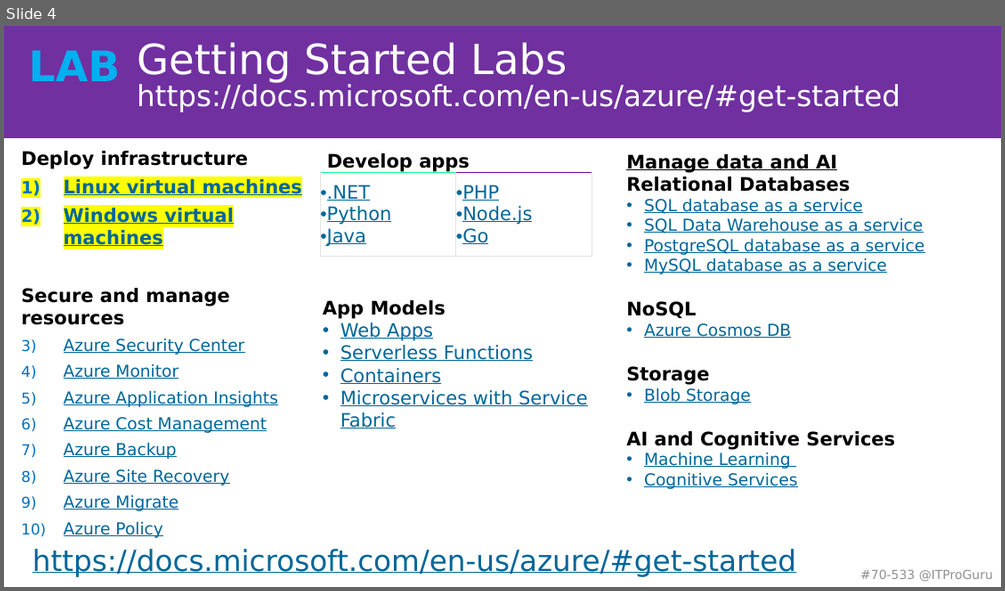
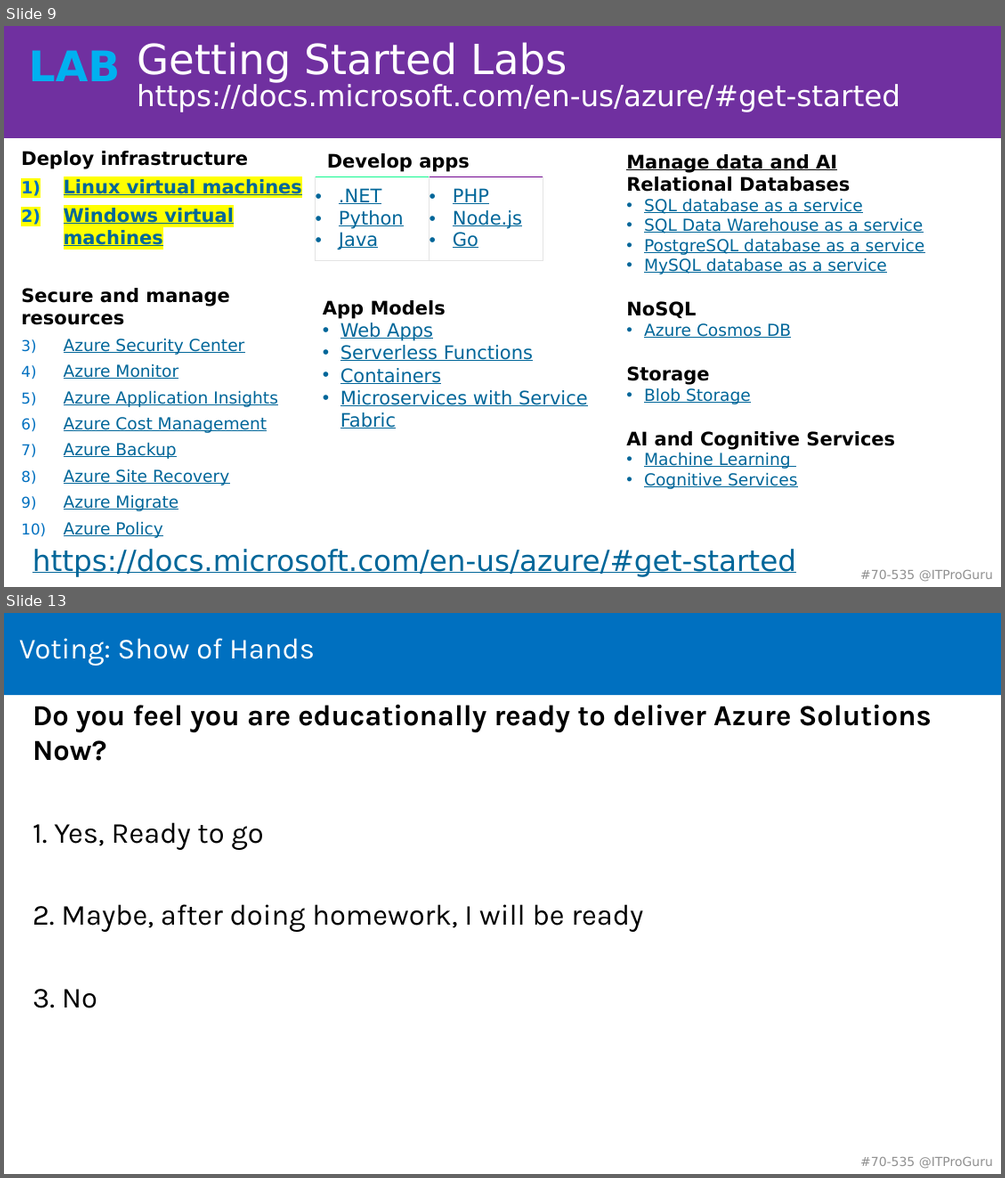
Before and after one commit to guruskill/70-535, a slide deck: Presentations/2018-05-14-Boston/535-Opening-Extra.pptx. Shown one above the other, each under a label of ours: slide 4 before the commit, slides 9 and 13 after it; the slides between them are not shown. The pictures are 1005x591 and 1005x1178 pixels, drawn with LibreOffice and Linux fonts; fonts in the diff are those of the drawing. Boxes give left, top, right and bottom in pixels: in the first picture for what was removed or moved away, otherwise in the second. Text is boxed around its words. In the diff, an @@ line names an element or a change of style, - is before the commit and + after.

```diff
--- a/Presentations/2018-05-14-Boston/535-Opening-Extra.pptx
+++ b/Presentations/2018-05-14-Boston/535-Opening-Extra.pptx
@@ slide 13 added at [4, 613, 1001, 1174], background #FFFFFF; not listed: 2 template elements that a slide beside it also shows @@
@@ title added at [19, 638, 315, 666], 28 pt, text #FFFFFF @@
+Voting: Show of Hands
@@ text added at [32, 704, 931, 1008], 28 pt, text #000000, bold @@
+Do you feel you are educationally ready to deliver Azure Solutions Now?
+1. Yes, Ready to go
+2. Maybe, after doing homework, I will be ready
+3. No
@@ what was slide 4 is now slide 9 @@
@@ slide 9 changed as well @@
@@ table at [316, 176, 542, 263] @@
@@ indent changed @@
@@ table: place and size @@
-table at [320, 173, 592, 258]
+table at [316, 176, 542, 263]
@@ text at [860, 570, 993, 581]: text changed @@
-#70-533 @ITProGuru
+#70-535 @ITProGuru
```
Also in this commit, not shown: 3 other slides changed, 20 other slides added, 1 slide removed.
